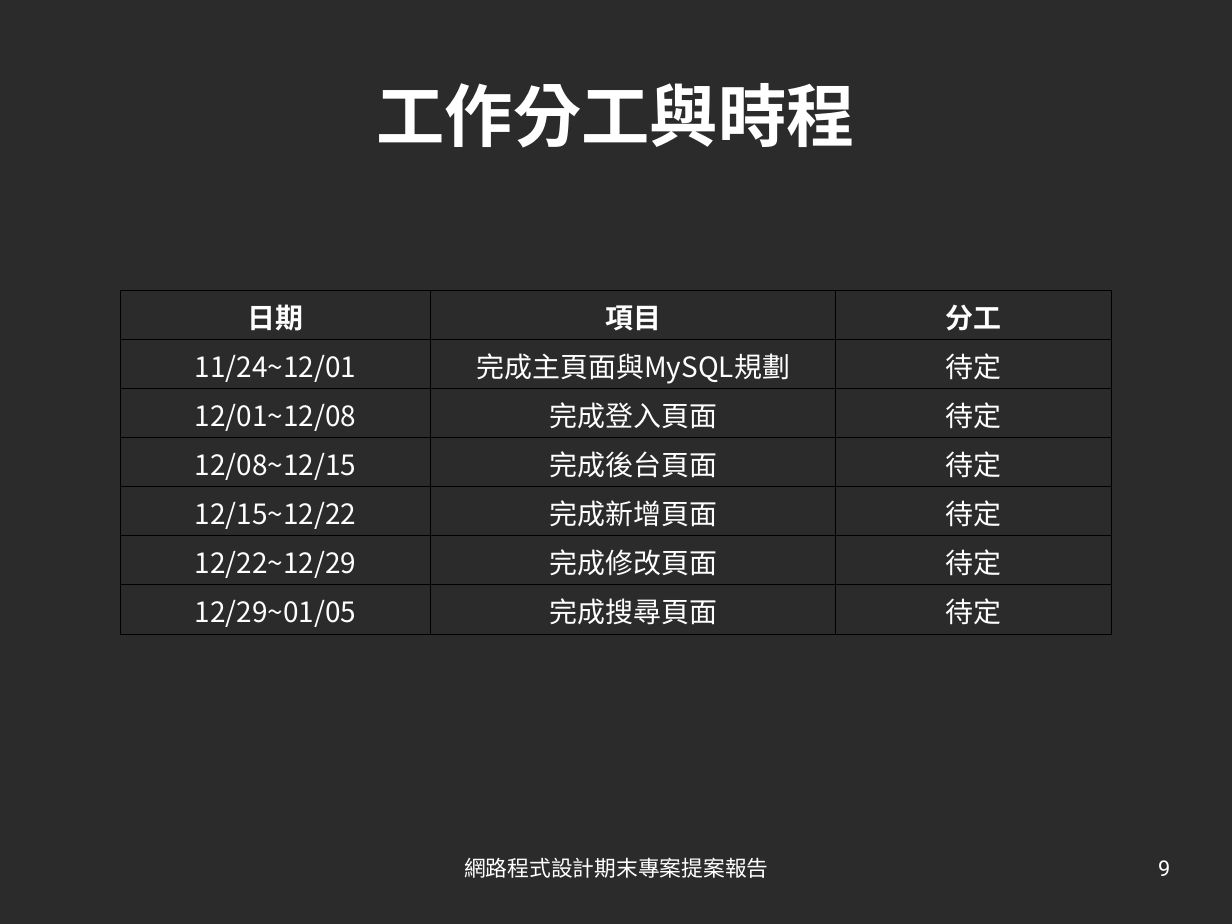
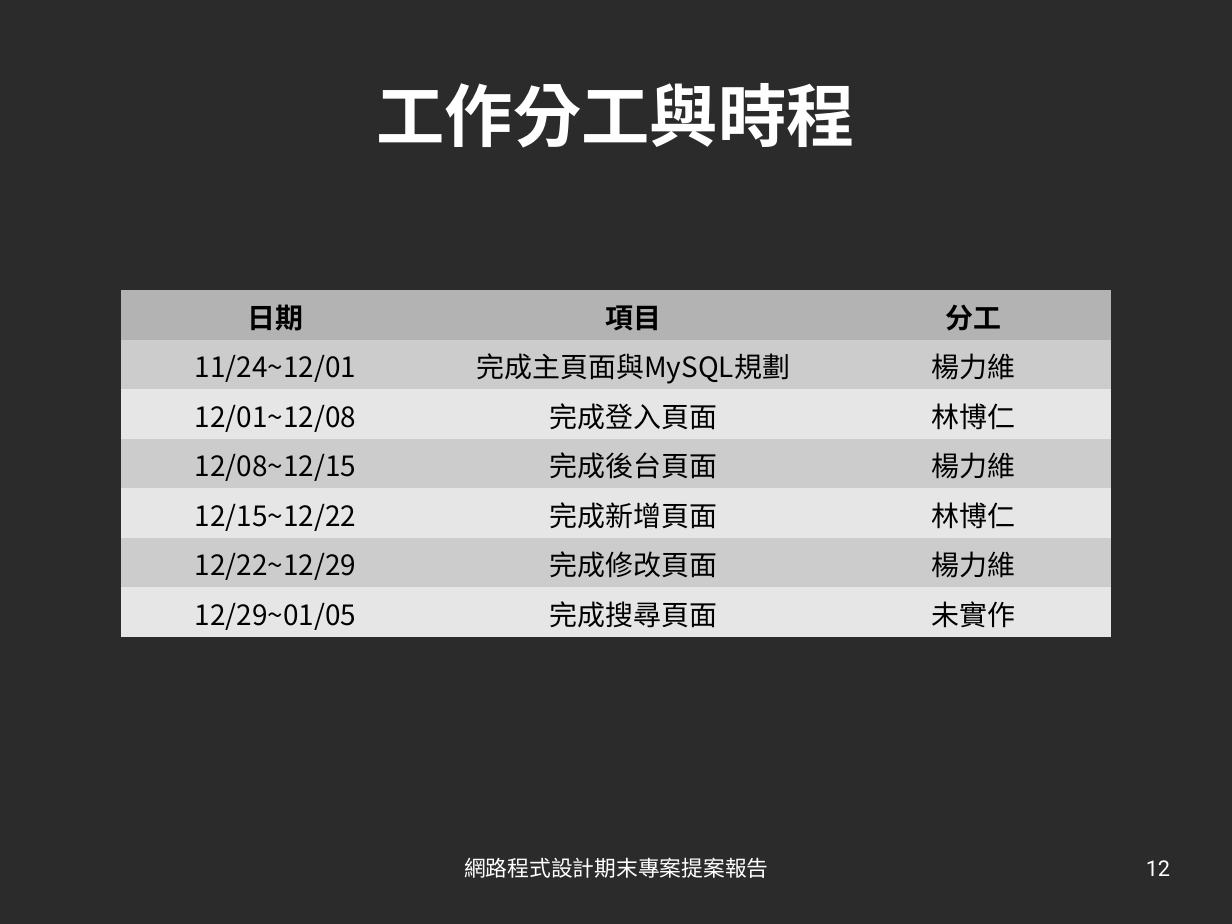
Before and after one commit to brlin-tw/NetAdminIPTableCorporate, a slide deck: slide 12 of meta/Manual/Project_manual.odp (slide 9 before the commit). Drawn at 1232x924 pixels with LibreOffice and Linux fonts; fonts in the diff are those of the drawing; background and template pictures are left out; a plain dark background stands for a picture behind light text. Boxes give left, top, right and bottom in pixels: in the first picture for what was removed or moved away, otherwise in the second. Text is boxed around its words. In the diff, an @@ line names an element or a change of style, - is before the commit and + after.

Commit message:
slide modified

```diff
--- a/meta/Manual/Project_manual.odp
+++ b/meta/Manual/Project_manual.odp
@@ table at (121, 291, 1110, 635) @@
-row 2, column 3: 待定
+row 2, column 3: 楊力維
-row 3, column 3: 待定
+row 3, column 3: 林博仁
-row 4, column 3: 待定
+row 4, column 3: 楊力維
-row 5, column 3: 待定
+row 5, column 3: 林博仁
-row 6, column 3: 待定
+row 6, column 3: 楊力維
-row 7, column 3: 待定
+row 7, column 3: 未實作
@@ fill none to #B3B3B3 in row 1 @@
@@ fill none to #CCCCCC in 9 cells @@
@@ fill none to #E6E6E6 in 9 cells @@
@@ text colour #FFFFFF to #000000 in "日期", "項目", "分工", "11/24~12/01" and 11 more places @@
@@ borders changed @@
@@ page number at (1146, 860, 1170, 876): text changed @@
-9
+12
```
Also in this commit, not shown: 5 other slides changed, 3 slides added.
